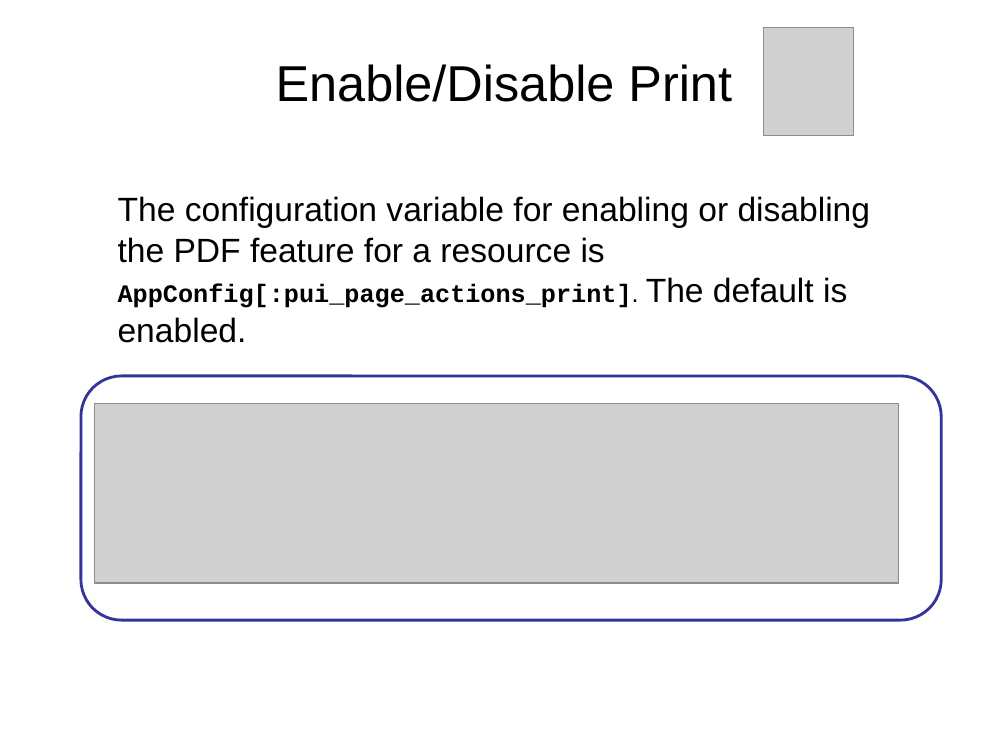
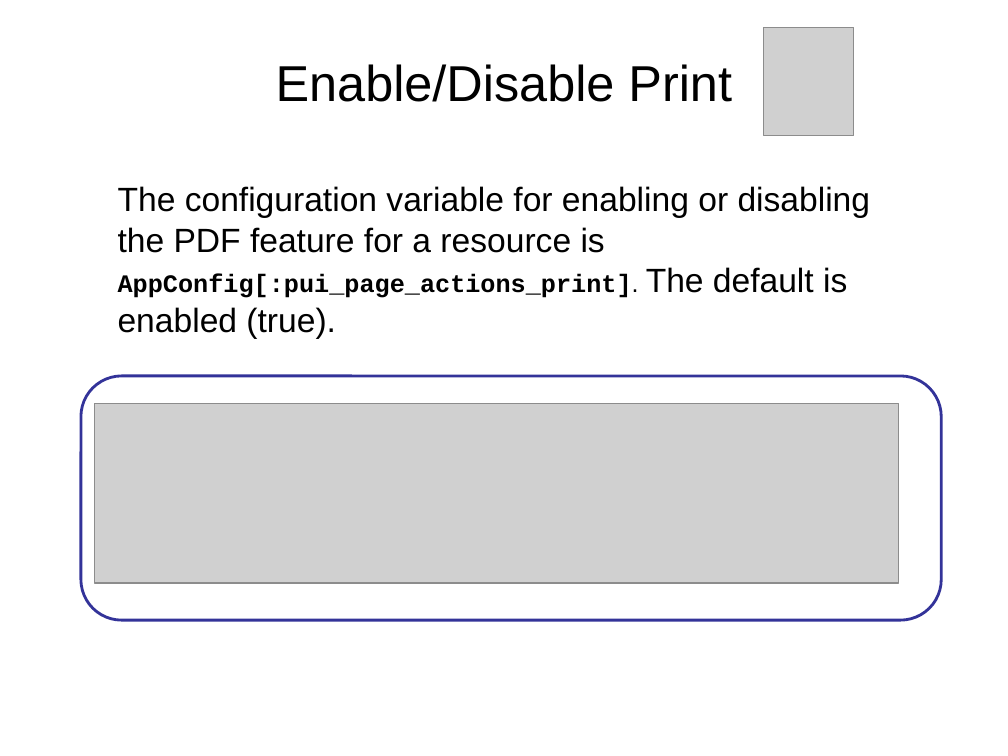
Before and after one commit to archivesspace/tech-docs, a slide deck: slide 14 of customization/customizing_PUI_examples/OnlineForumCustomizing.pptx. Drawn at 1008x756 pixels with LibreOffice and Linux fonts; fonts in the diff are those of the drawing; grey boxes stand for pictures; background and template pictures are left out. Boxes give left, top, right and bottom in pixels: in the first picture for what was removed or moved away, otherwise in the second. Text is boxed around its words. In the diff, an @@ line names an element or a change of style, - is before the commit and + after.

```diff
--- a/customization/customizing_PUI_examples/OnlineForumCustomizing.pptx
+++ b/customization/customizing_PUI_examples/OnlineForumCustomizing.pptx
@@ text at (118, 186, 871, 333): text changed @@
-The configuration variable for enabling or disabling the PDF feature for a resource is AppConfig[:pui_page_actions_print]. The default is enabled.
+The configuration variable for enabling or disabling the PDF feature for a resource is AppConfig[:pui_page_actions_print]. The default is enabled (true).
```
Also in this commit, not shown: 4 other slides changed.
